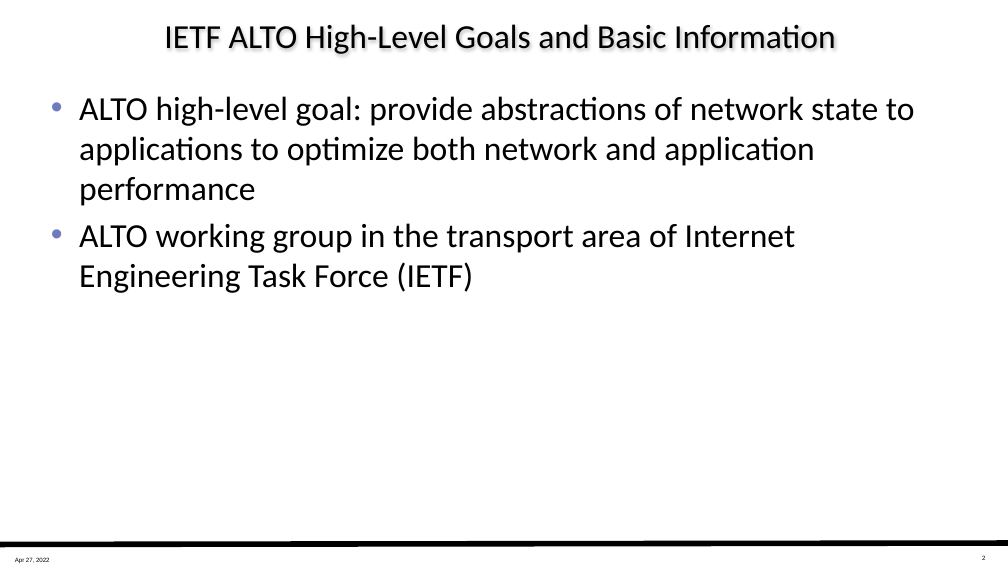
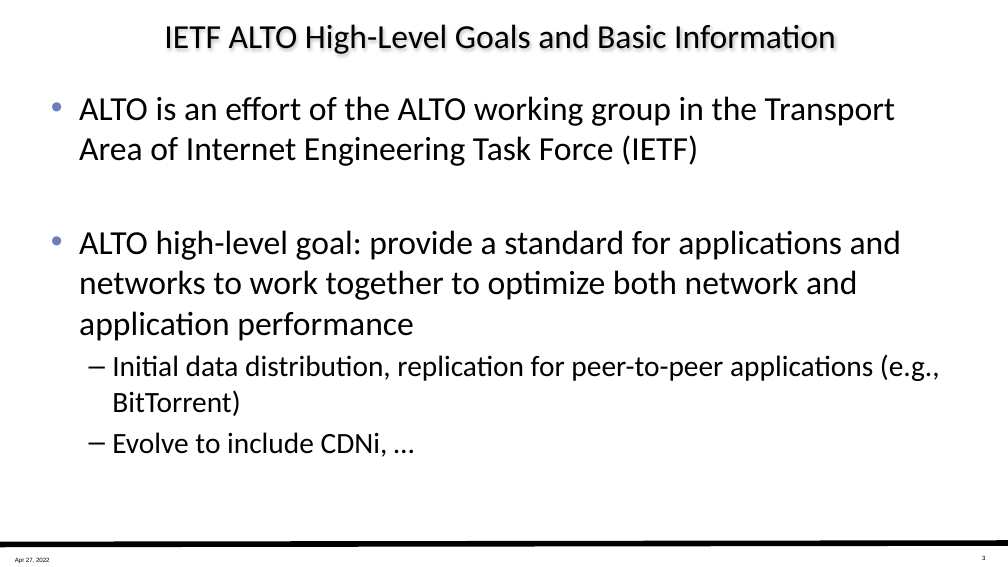
Before and after one commit to ietf-wg-alto/wg-materials, a slide deck: slide 3 of working-documents/wclg-doma/slides-doma-overview-2022-04-27.pptx (slide 2 before the commit). Drawn at 1008x567 pixels with LibreOffice and Linux fonts; fonts in the diff are those of the drawing. Boxes give left, top, right and bottom in pixels: in the first picture for what was removed or moved away, otherwise in the second. Text is boxed around its words. In the diff, an @@ line names an element or a change of style, - is before the commit and + after.

```diff
--- a/working-documents/wclg-doma/slides-doma-overview-2022-04-27.pptx
+++ b/working-documents/wclg-doma/slides-doma-overview-2022-04-27.pptx
@@ text at (79, 96, 940, 457): text changed @@
-• ALTO high-level goal: provide abstractions of network state to applications to optimize both network and application performance
-• ALTO working group in the transport area of Internet Engineering Task Force (IETF)
+• ALTO is an effort of the ALTO working group in the Transport Area of Internet Engineering Task Force (IETF)
+• ALTO high-level goal: provide a standard for applications and networks to work together to optimize both network and application performance
+  – Initial data distribution, replication for peer-to-peer applications (e.g., BitTorrent)
+  – Evolve to include CDNi, …
```
Also in this commit, not shown: 5 other slides changed, 7 slides added, 5 other files.
